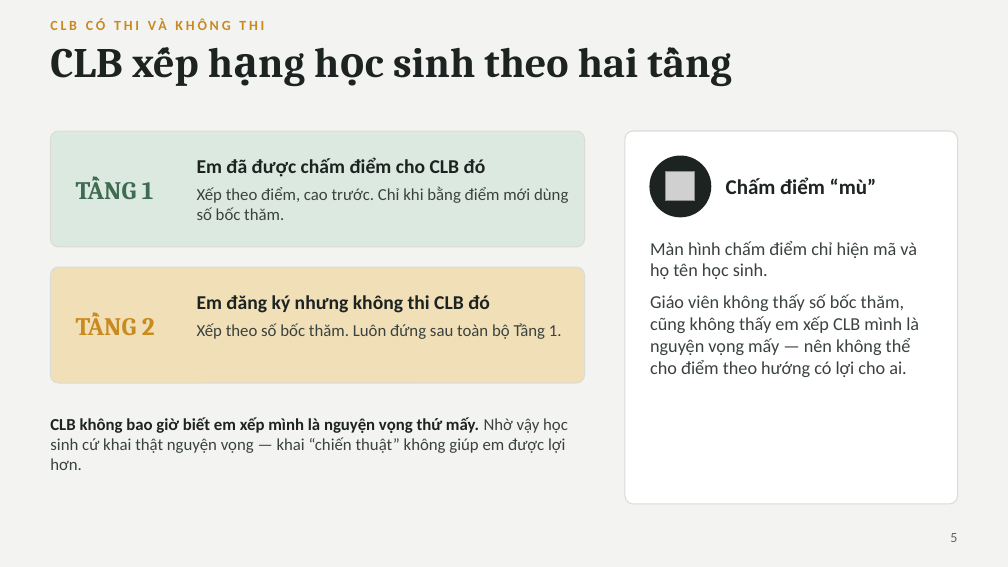
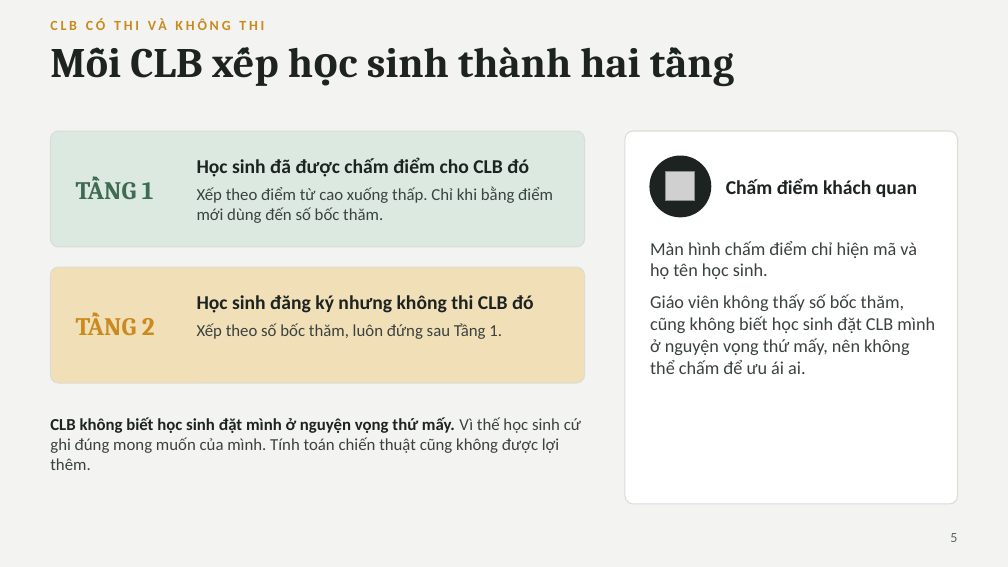
Before and after one commit to nguyenphanvantruong6969-arch/rbda-kiosk, a slide deck: slide 5 of TRINH_BAY_BAN_GIAM_HIEU.pptx. Drawn at 1008x567 pixels with LibreOffice and Linux fonts; fonts in the diff are those of the drawing; grey boxes stand for pictures. Boxes give left, top, right and bottom in pixels: in the first picture for what was removed or moved away, otherwise in the second. Text is boxed around its words. In the diff, an @@ line names an element or a change of style, - is before the commit and + after.

```diff
--- a/TRINH_BAY_BAN_GIAM_HIEU.pptx
+++ b/TRINH_BAY_BAN_GIAM_HIEU.pptx
@@ text at [50,47,640,78]: text changed @@
-CLB xếp hạng học sinh theo hai tầng
+Mỗi CLB xếp học sinh thành hai tầng
@@ text at [197,157,529,177]: text changed @@
-Em đã được chấm điểm cho CLB đó
+Học sinh đã được chấm điểm cho CLB đó
@@ text at [726,178,917,197]: text changed; size 15 to 14 pt @@
-Chấm điểm “mù”
+Chấm điểm khách quan
@@ text at [197,186,553,223]: text changed @@
-Xếp theo điểm, cao trước. Chỉ khi bằng điểm mới dùng số bốc thăm.
+Xếp theo điểm từ cao xuống thấp. Chỉ khi bằng điểm mới dùng đến số bốc thăm.
@@ text at [197,295,534,313]: text changed @@
-Em đăng ký nhưng không thi CLB đó
+Học sinh đăng ký nhưng không thi CLB đó
@@ text at [650,294,935,374]: text changed @@
-Giáo viên không thấy số bốc thăm, cũng không thấy em xếp CLB mình là nguyện vọng mấy — nên không thể cho điểm theo hướng có lợi cho ai.
+Giáo viên không thấy số bốc thăm, cũng không biết học sinh đặt CLB mình ở nguyện vọng thứ mấy, nên không thể chấm để ưu ái ai.
@@ text at [197,323,502,339]: text changed @@
-Xếp theo số bốc thăm. Luôn đứng sau toàn bộ Tầng 1.
+Xếp theo số bốc thăm, luôn đứng sau Tầng 1.
@@ text at [50,417,581,470]: text changed @@
-CLB không bao giờ biết em xếp mình là nguyện vọng thứ mấy. Nhờ vậy học sinh cứ khai thật nguyện vọng — khai “chiến thuật” không giúp em được lợi hơn.
+CLB không biết học sinh đặt mình ở nguyện vọng thứ mấy. Vì thế học sinh cứ ghi đúng mong muốn của mình. Tính toán chiến thuật cũng không được lợi thêm.
```
Also in this commit, not shown: 10 other slides changed.
